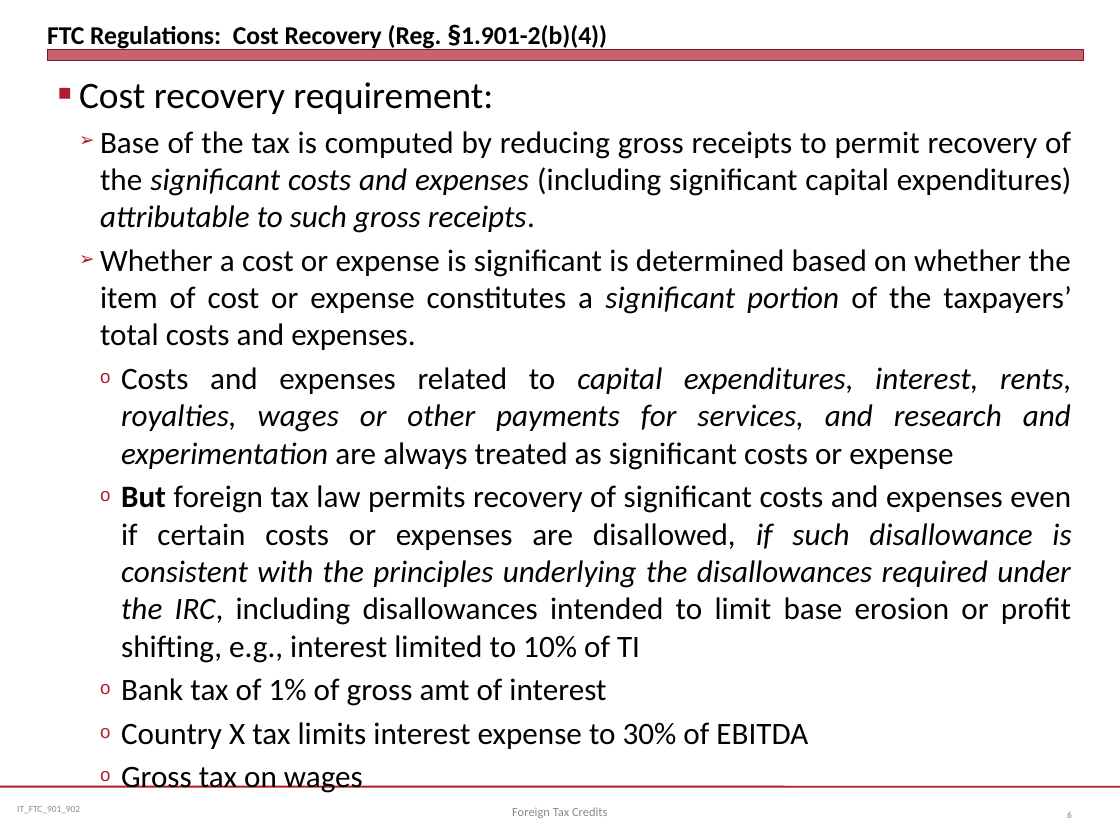
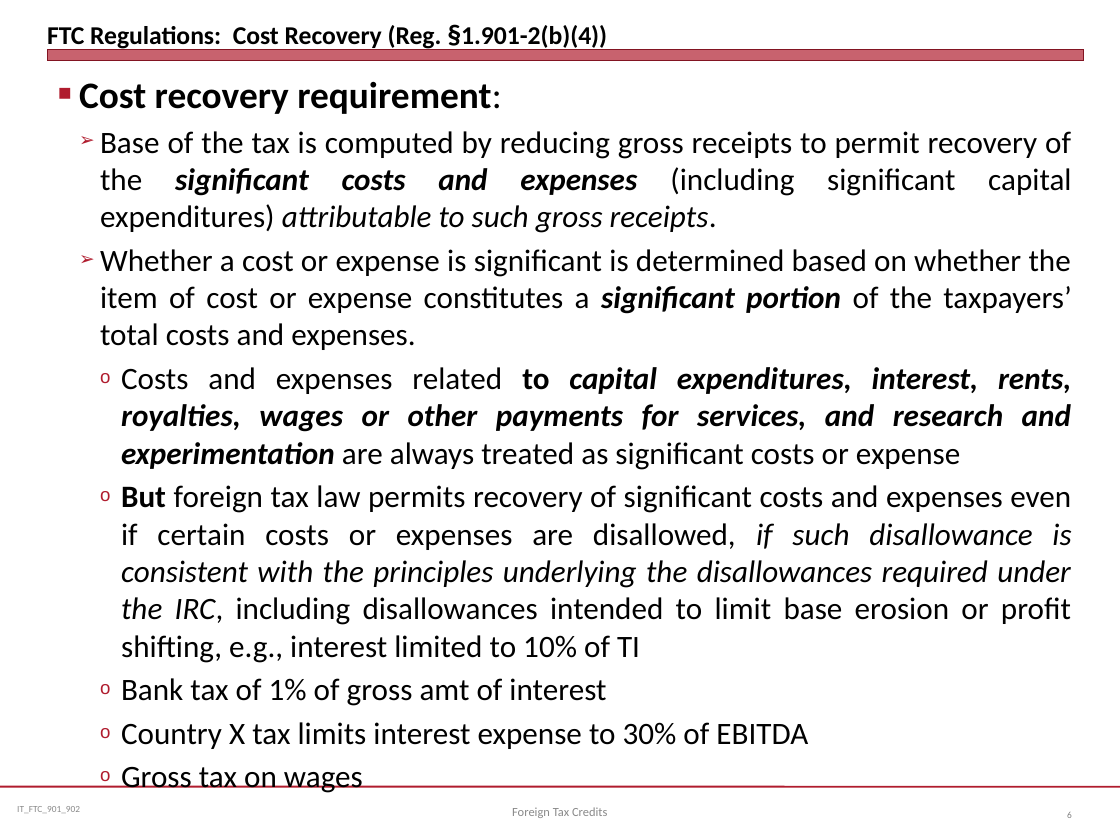
Before and after one commit to jmc877/International-Tax, a slide deck: slide 6 of slides/IT_FTC_901_22.pptx. Drawn at 1120x840 pixels with LibreOffice and Linux fonts; fonts in the diff are those of the drawing. Boxes give left, top, right and bottom in pixels: in the first picture for what was removed or moved away, otherwise in the second. Text is boxed around its words. In the diff, an @@ line names an element or a change of style, - is before the commit and + after.

```diff
--- a/slides/IT_FTC_901_22.pptx
+++ b/slides/IT_FTC_901_22.pptx
@@ text at bbox=[79, 82, 1071, 470]: bold on in "Cost recovery requirement:", "significant costs and expenses", "significant portion", "to capital expenditures, interest, rents, royalties, wages ..." @@
```
Also in this commit, not shown: 10 other slides changed, 3 slides added, 5 slides removed, 3 other files.
